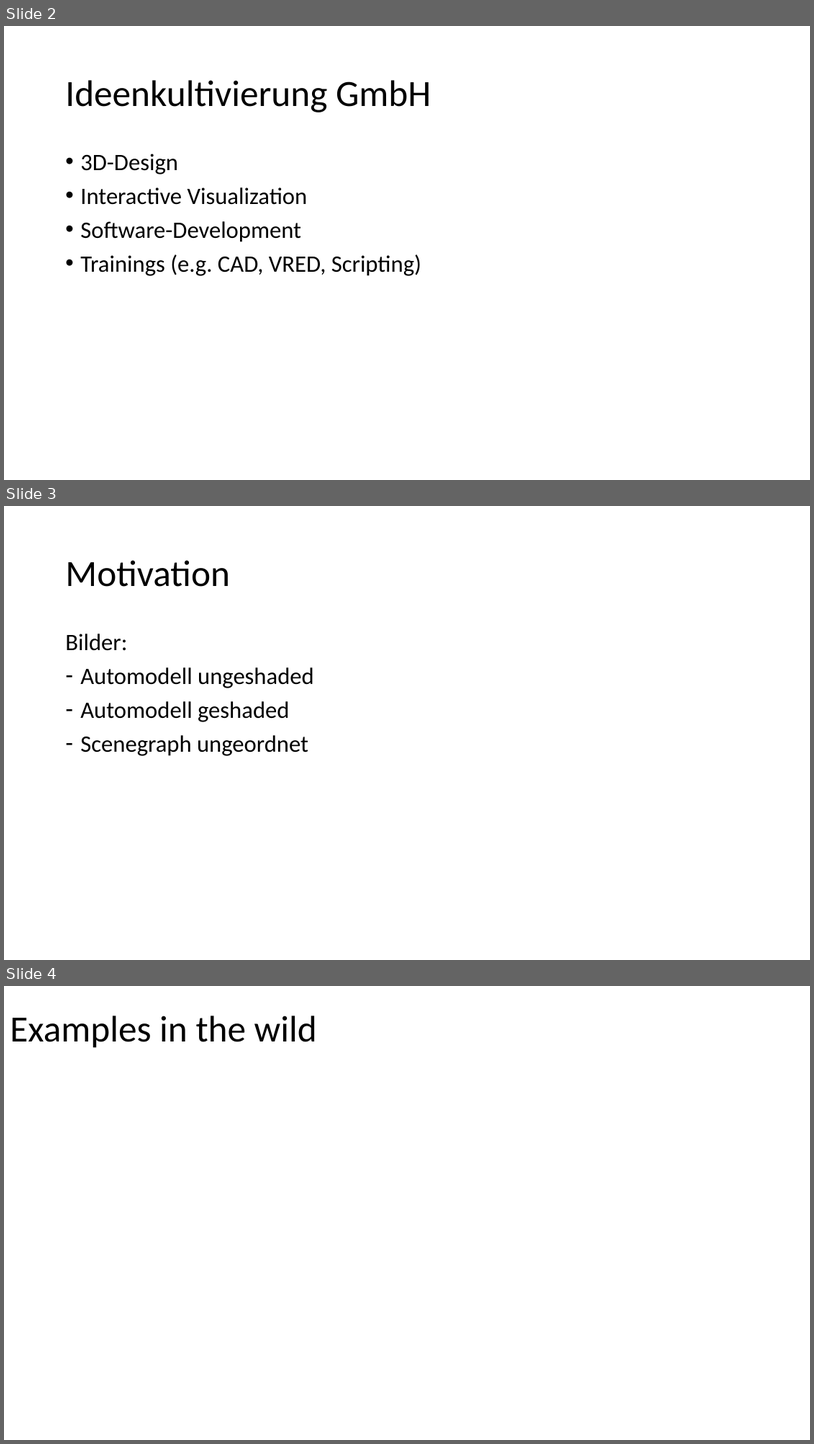
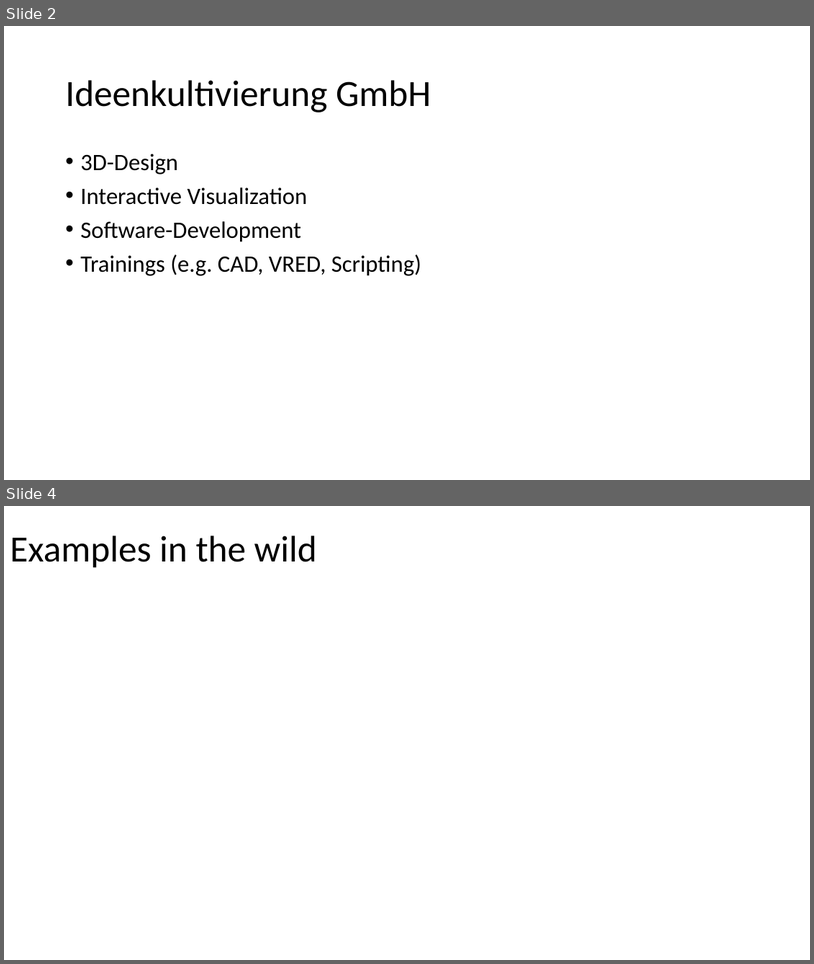
Before and after one commit to ideenkultivierung/alias-days-shader-pipeline, a slide deck: presentation/Python based Shaderpipeline in VRED.pptx. Shown one above the other, each under a label of ours: slides 2, 3 and 4 before the commit, slides 2 and 4 after it; the slides between them are not shown. The pictures are 814x1444 and 814x964 pixels, drawn with LibreOffice and Linux fonts; fonts in the diff are those of the drawing; background and template pictures are left out. Boxes give left, top, right and bottom in pixels: in the first picture for what was removed or moved away, otherwise in the second. Text is boxed around its words. In the diff, an @@ line names an element or a change of style, - is before the commit and + after.

Commit message:
presentation

```diff
--- a/presentation/Python based Shaderpipeline in VRED.pptx
+++ b/presentation/Python based Shaderpipeline in VRED.pptx
@@ slide 3 removed at (4,506,810,960), background #FFFFFF @@
@@ title removed at (65,560,230,587) @@
-Motivation
@@ text removed at (65,633,314,756) @@
-Bilder:
-– Automodell ungeshaded
-– Automodell geshaded
-– Scenegraph ungeordnet
```
Also in this commit, not shown: 3 slides added, 3 other files.
